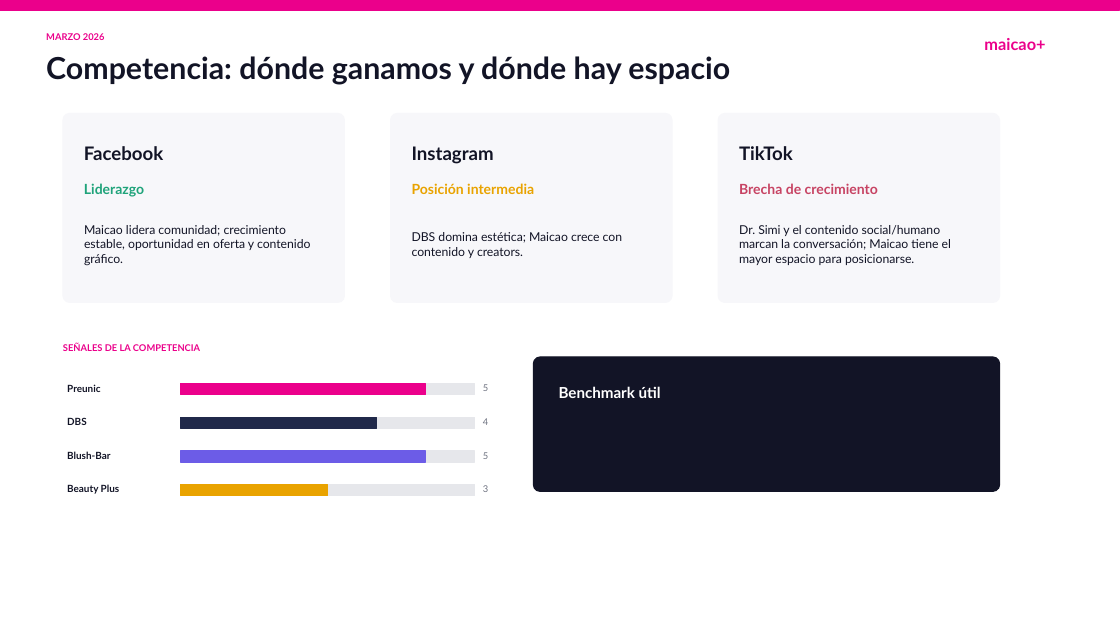
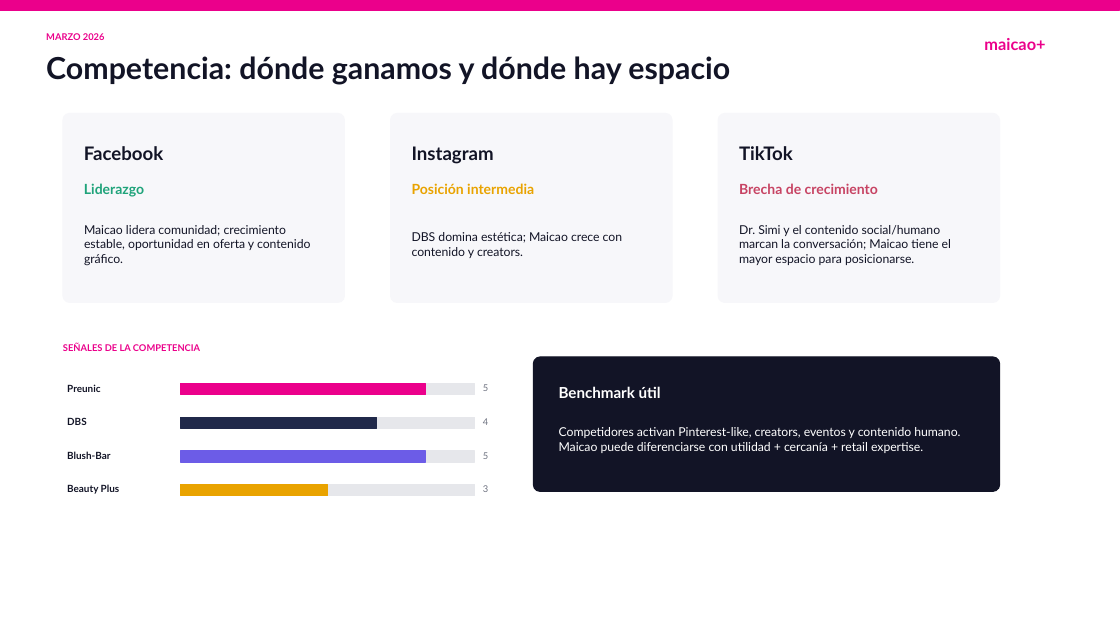
Before and after one commit to joseblancove/maicao-reporting-webapp, a slide deck: slide 11 of template/Maicao_Template_Visual_v02.pptx. Drawn at 1120x630 pixels with LibreOffice and Linux fonts; fonts in the diff are those of the drawing. Boxes give left, top, right and bottom in pixels: in the first picture for what was removed or moved away, otherwise in the second. Text is boxed around its words. In the diff, an @@ line names an element or a change of style, - is before the commit and + after.

```diff
--- a/template/Maicao_Template_Visual_v02.pptx
+++ b/template/Maicao_Template_Visual_v02.pptx
@@ text added at [559, 427, 960, 453], 10.5 pt, text #FFFFFF @@
+Competidores activan Pinterest-like, creators, eventos y contenido humano. Maicao puede diferenciarse con utilidad + cercanía + retail expertise.
```
Also in this commit, not shown: 8 other slides changed.
